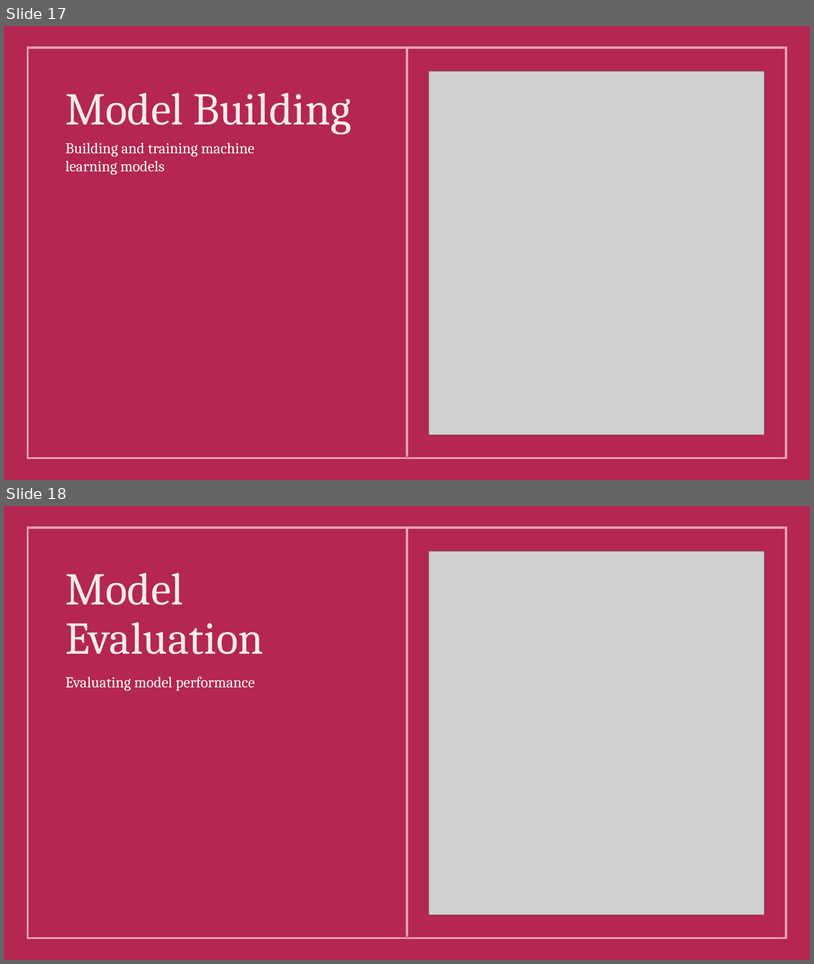
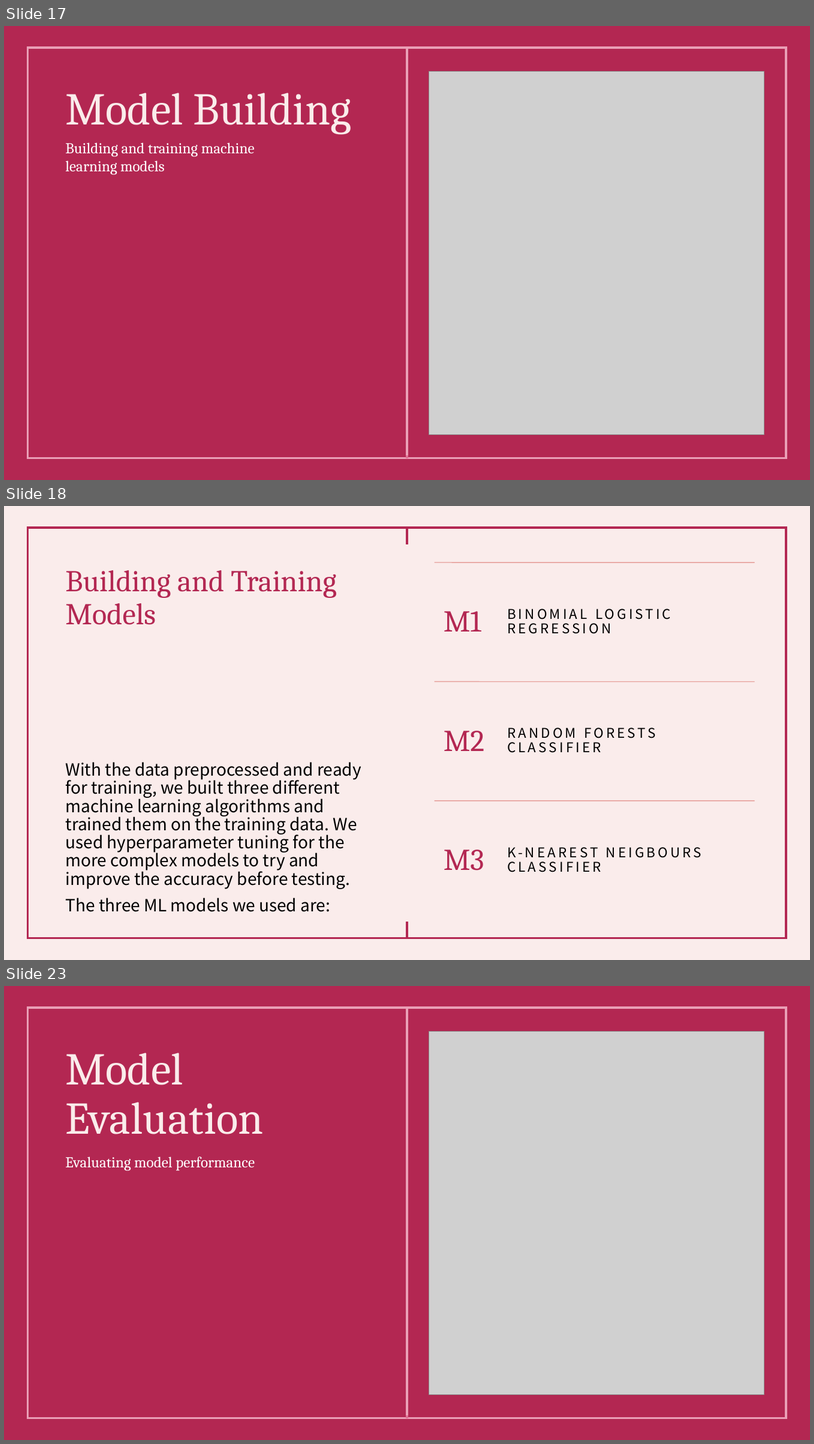
Before and after one commit to FaatimahMajothi98/OKCupid-Machine-Learning-Portfolio-Project, a slide deck: OKCupid-Date-A-Scientist-Starter/OKCupid – Machine Learning Analysis.pptx. Shown one above the other, each under a label of ours: slides 17 and 18 before the commit, slides 17, 18 and 23 after it; the slides between them are not shown. The pictures are 814x964 and 814x1444 pixels, drawn with LibreOffice and Linux fonts; fonts in the diff are those of the drawing; grey boxes stand for pictures. Boxes give left, top, right and bottom in pixels: in the first picture for what was removed or moved away, otherwise in the second. Text is boxed around its words. In the diff, an @@ line names an element or a change of style, - is before the commit and + after.

```diff
--- a/OKCupid-Date-A-Scientist-Starter/OKCupid – Machine Learning Analysis.pptx
+++ b/OKCupid-Date-A-Scientist-Starter/OKCupid – Machine Learning Analysis.pptx
@@ slide 18 added at (x1=4, y1=506, x2=810, y2=960), background #FAECEB; not listed: 3 template elements that a slide beside it also shows @@
@@ title added at (x1=65, y1=570, x2=336, y2=625), 36 pt, text #B32752 @@
+Building and Training Models
@@ text added at (x1=65, y1=762, x2=361, y2=912), 20 pt, text #000000 @@
+With the data preprocessed and ready for training, we built three different machine learning algorithms and trained them on the training data. We used hyperparameter tuning for the more complex models to try and improve the accuracy before testing.
+The three ML models we used are:
@@ group added at (x1=435, y1=562, x2=755, y2=872): 6 texts, 3 lines @@
+M1
+BINOMIAL LOGISTIC REGRESSION
+M2
+RANDOM FORESTS CLASSIFIER
+M3
+K-NEAREST NEIGBOURS CLASSIFIER
@@ what was slide 18 is now slide 23 @@
```
Also in this commit, not shown: 3 slides changed, 4 other slides added, 1 slide removed, 1 other file.
